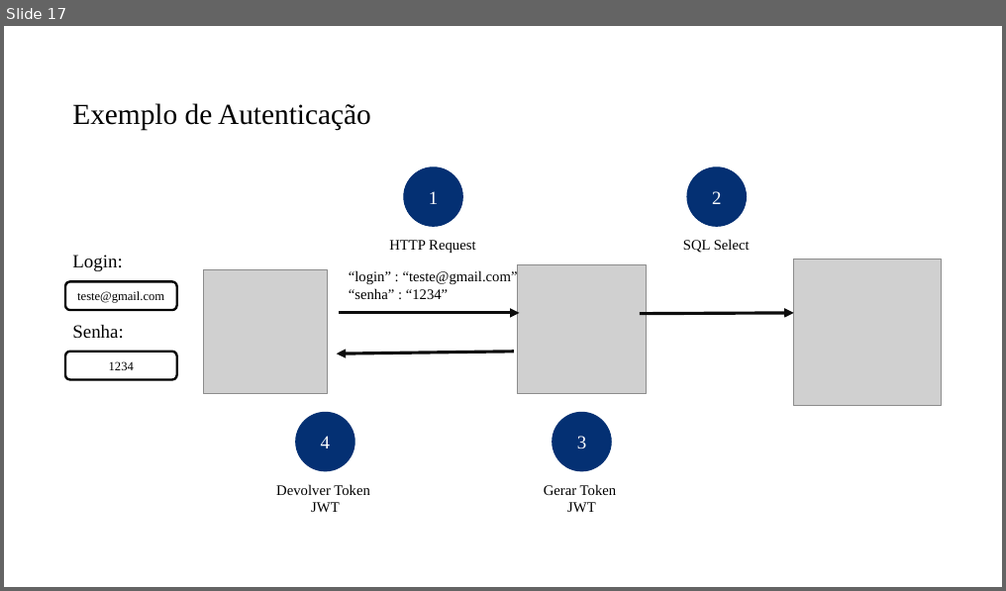
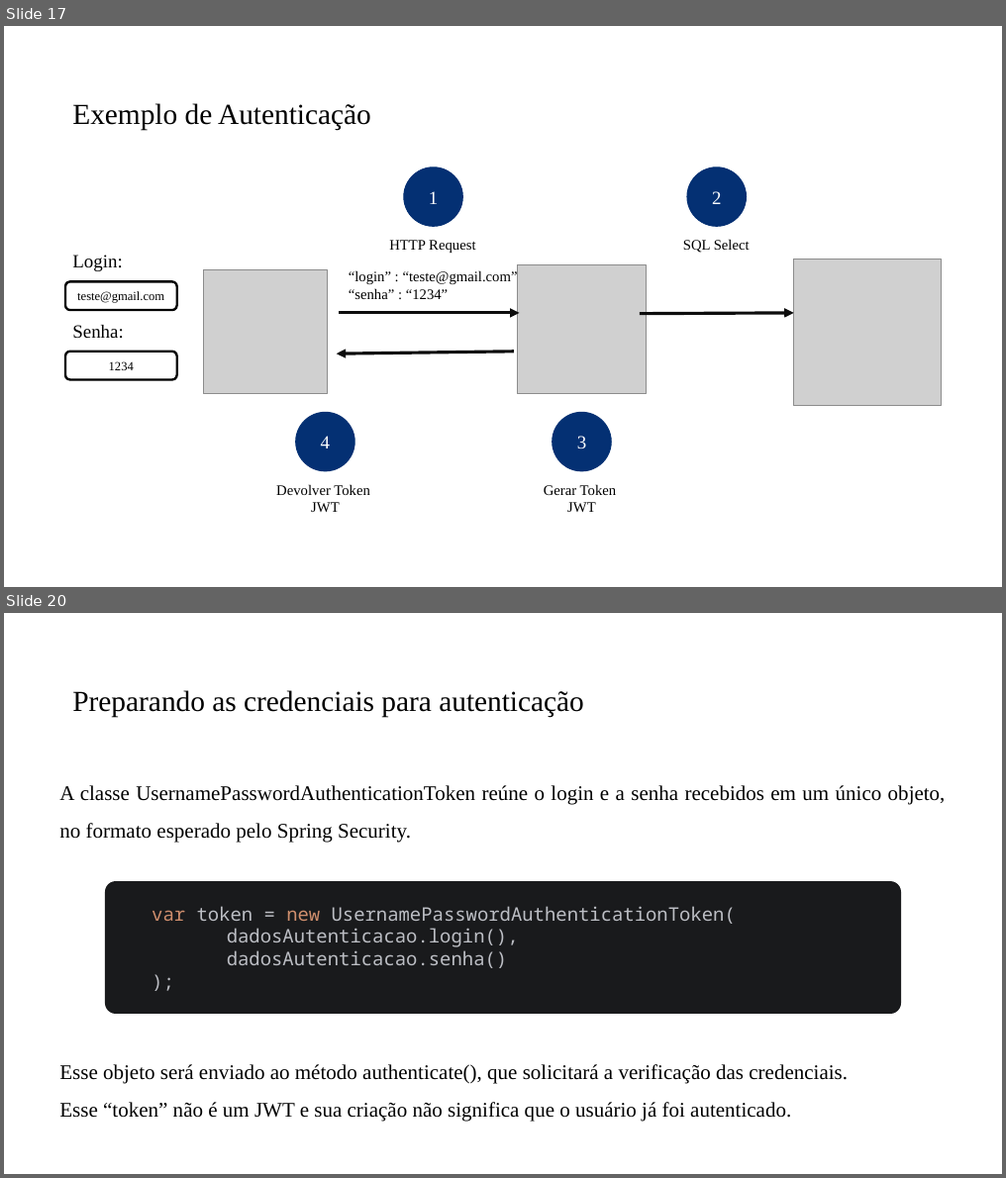
Before and after one commit to PedroMiho/UMC, a slide deck: engenharia-software/software-corporativo/boas-praticas/aula-06-spring-security/spring-security.pptx. Shown one above the other, each under a label of ours: slide 17 before the commit, slides 17 and 20 after it; the slides between them are not shown. The pictures are 1006x591 and 1006x1178 pixels, drawn with LibreOffice and Linux fonts; fonts in the diff are those of the drawing; grey boxes stand for pictures; background and template pictures are left out. Boxes give left, top, right and bottom in pixels: in the first picture for what was removed or moved away, otherwise in the second. Text is boxed around its words. In the diff, an @@ line names an element or a change of style, - is before the commit and + after.

```diff
--- a/engenharia-software/software-corporativo/boas-praticas/aula-06-spring-security/spring-security.pptx
+++ b/engenharia-software/software-corporativo/boas-praticas/aula-06-spring-security/spring-security.pptx
@@ slide 20 added at <box>4,613,1002,1174</box>, background #FFFFFF @@
@@ title added at <box>72,690,584,718</box>, 28 pt, text #000000 @@
+Preparando as credenciais para autenticação
@@ text added at <box>59,785,945,843</box>, 20 pt, text #000000 @@
+A classe UsernamePasswordAuthenticationToken reúne o login e a senha recebidos em um único objeto, no formato esperado pelo Spring Security.
@@ rounded rectangle added at <box>105,881,902,1014</box>, fill #191A1C @@
@@ text added at <box>152,906,736,968</box>, 18 pt, text #BCBEC4 @@
+var token = new UsernamePasswordAuthenticationToken(
+dadosAutenticacao.login(),
+dadosAutenticacao.senha()
+);
@@ text added at <box>59,1064,847,1121</box>, 20 pt, text #000000 @@
+Esse objeto será enviado ao método authenticate(), que solicitará a verificação das credenciais.
+Esse “token” não é um JWT e sua criação não significa que o usuário já foi autenticado.
```
Also in this commit, not shown: 1 slide changed, 4 other slides added, 3 other files.
